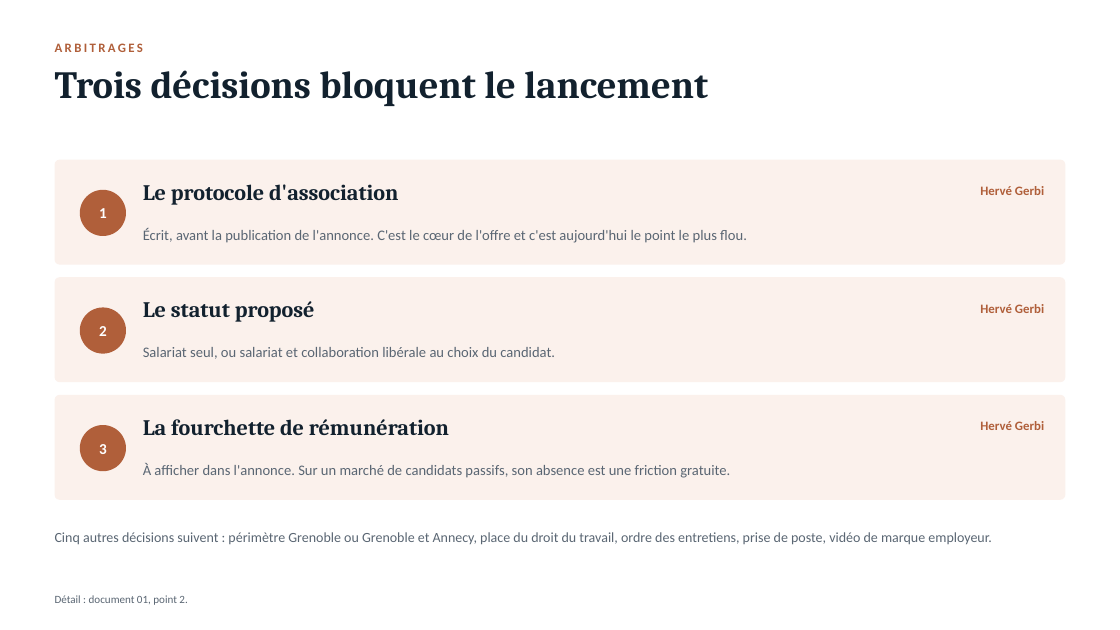
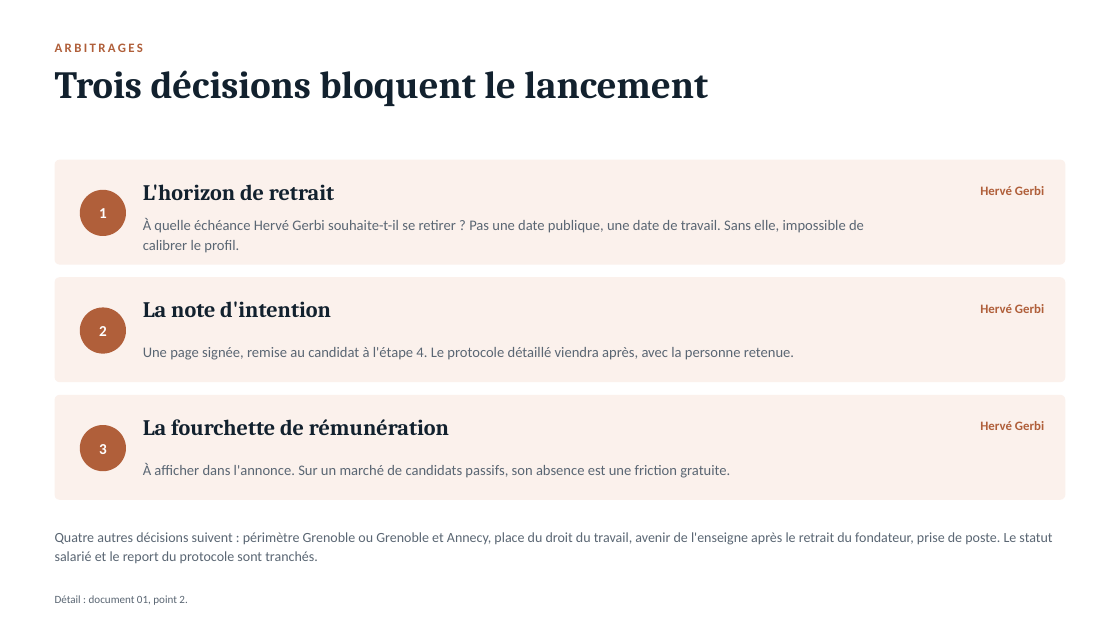
Before and after one commit to levygr/Recrutement, a slide deck: slide 8 of Plan-de-recrutement-presentation.pptx (slide 7 before the commit). Drawn at 1120x630 pixels with LibreOffice and Linux fonts; fonts in the diff are those of the drawing. Boxes give left, top, right and bottom in pixels: in the first picture for what was removed or moved away, otherwise in the second. Text is boxed around its words. In the diff, an @@ line names an element or a change of style, - is before the commit and + after.

```diff
--- a/Plan-de-recrutement-presentation.pptx
+++ b/Plan-de-recrutement-presentation.pptx
@@ text at bbox=[143, 184, 334, 200]: text changed @@
-Le protocole d'association
+L'horizon de retrait
@@ text at bbox=[143, 218, 864, 253]: text changed @@
-Écrit, avant la publication de l'annonce. C'est le cœur de l'offre et c'est aujourd'hui le point le plus flou.
+À quelle échéance Hervé Gerbi souhaite-t-il se retirer ? Pas une date publique, une date de travail. Sans elle, impossible de calibrer le profil.
@@ text at bbox=[143, 301, 331, 317]: text changed @@
-Le statut proposé
+La note d'intention
@@ text at bbox=[143, 347, 794, 360]: text changed @@
-Salariat seul, ou salariat et collaboration libérale au choix du candidat.
+Une page signée, remise au candidat à l'étape 4. Le protocole détaillé viendra après, avec la personne retenue.
@@ text at bbox=[55, 532, 1052, 563]: text changed @@
-Cinq autres décisions suivent : périmètre Grenoble ou Grenoble et Annecy, place du droit du travail, ordre des entretiens, prise de poste, vidéo de marque employeur.
+Quatre autres décisions suivent : périmètre Grenoble ou Grenoble et Annecy, place du droit du travail, avenir de l'enseigne après le retrait du fondateur, prise de poste. Le statut salarié et le report du protocole sont tranchés.
```
Also in this commit, not shown: 7 other slides changed, 3 slides added, 2 slides removed, 11 other files.
